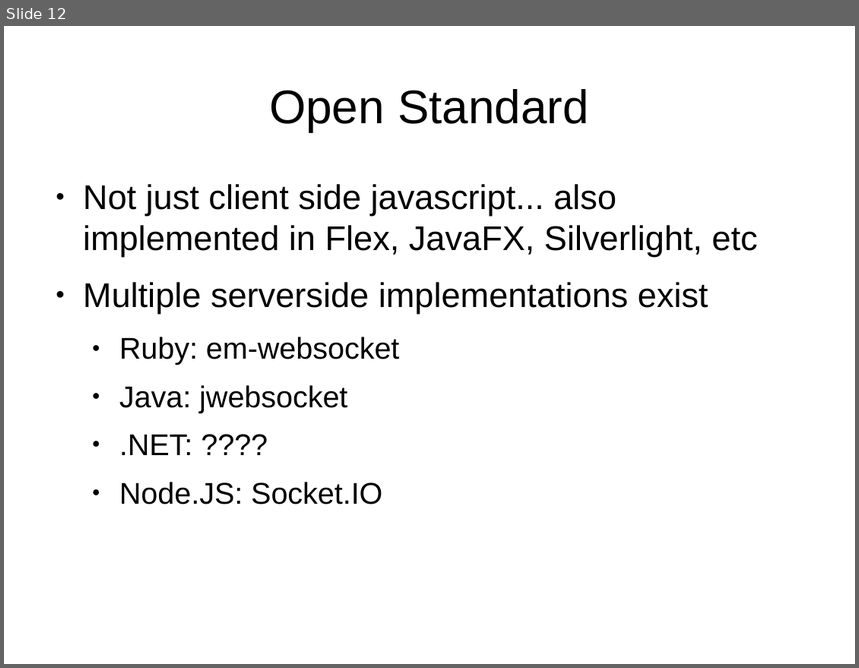
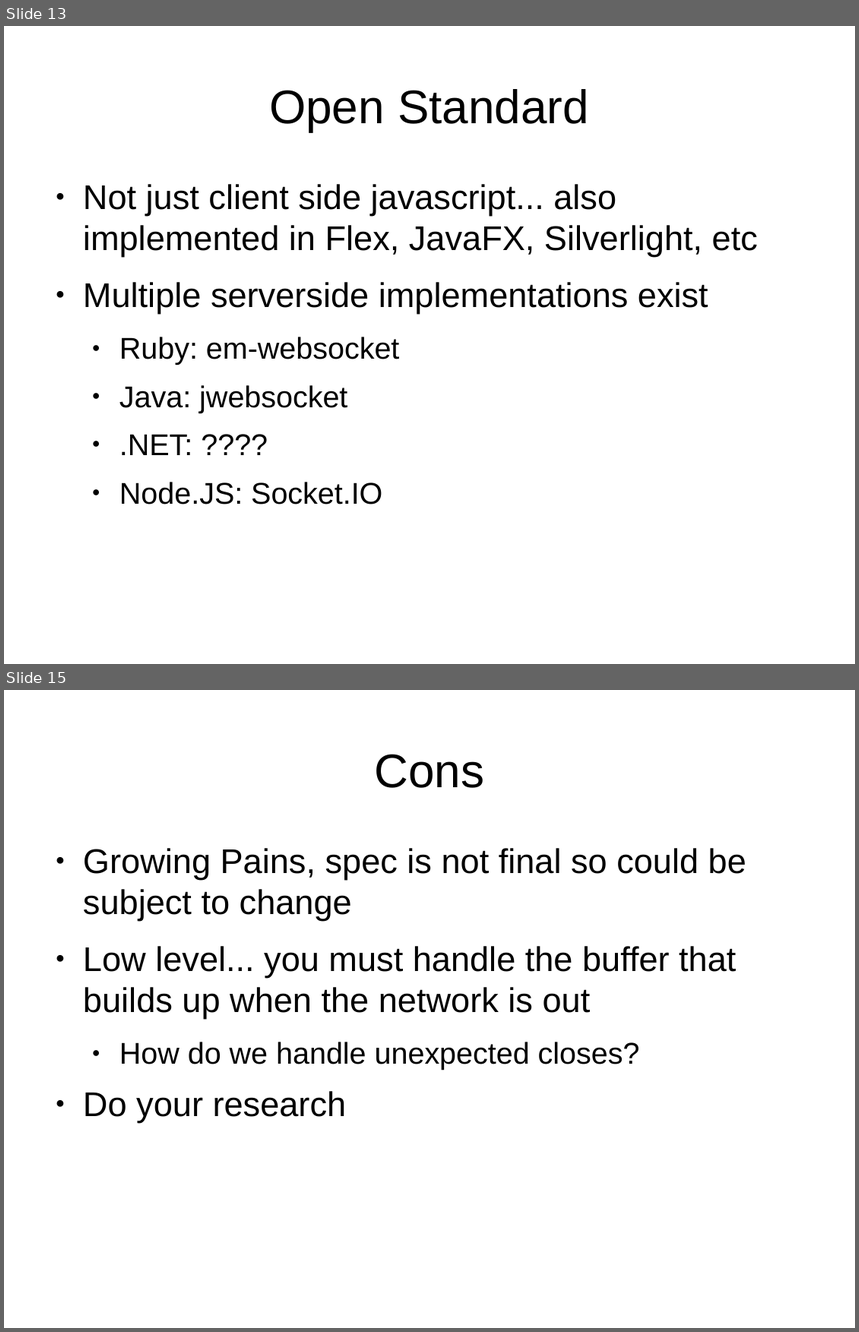
Before and after one commit to jamescarr/websockets-demo, a slide deck: ws.odp. Shown one above the other, each under a label of ours: slide 12 before the commit, slides 13 and 15 after it; the slides between them are not shown. The pictures are 859x668 and 859x1332 pixels, drawn with LibreOffice and Linux fonts; fonts in the diff are those of the drawing. Boxes give left, top, right and bottom in pixels: in the first picture for what was removed or moved away, otherwise in the second. Text is boxed around its words. In the diff, an @@ line names an element or a change of style, - is before the commit and + after.

```diff
--- a/ws.odp
+++ b/ws.odp
@@ slide 15 added at (4, 690, 855, 1328), background #FFFFFF @@
@@ title added at (374, 754, 484, 788), 44 pt, text #000000 @@
+Cons
@@ text added at (83, 848, 747, 1123), 32 pt, text #000000 @@
+● Growing Pains, spec is not final so could be subject to change
+● Low level... you must handle the buffer that builds up when the network is out
+  ● How do we handle unexpected closes?
+● Do your research
@@ what was slide 12 is now slide 13 @@
```
Also in this commit, not shown: 3 slides changed, 3 other slides added, 5 slides removed, 4 other files.
